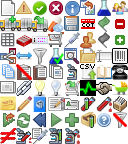
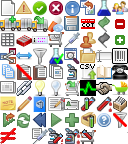
Two versions of the same layered image (w=128, h=144). Layer-by-layer changes:
painted on "16x16.png" over (16, 128, 128, 144)
